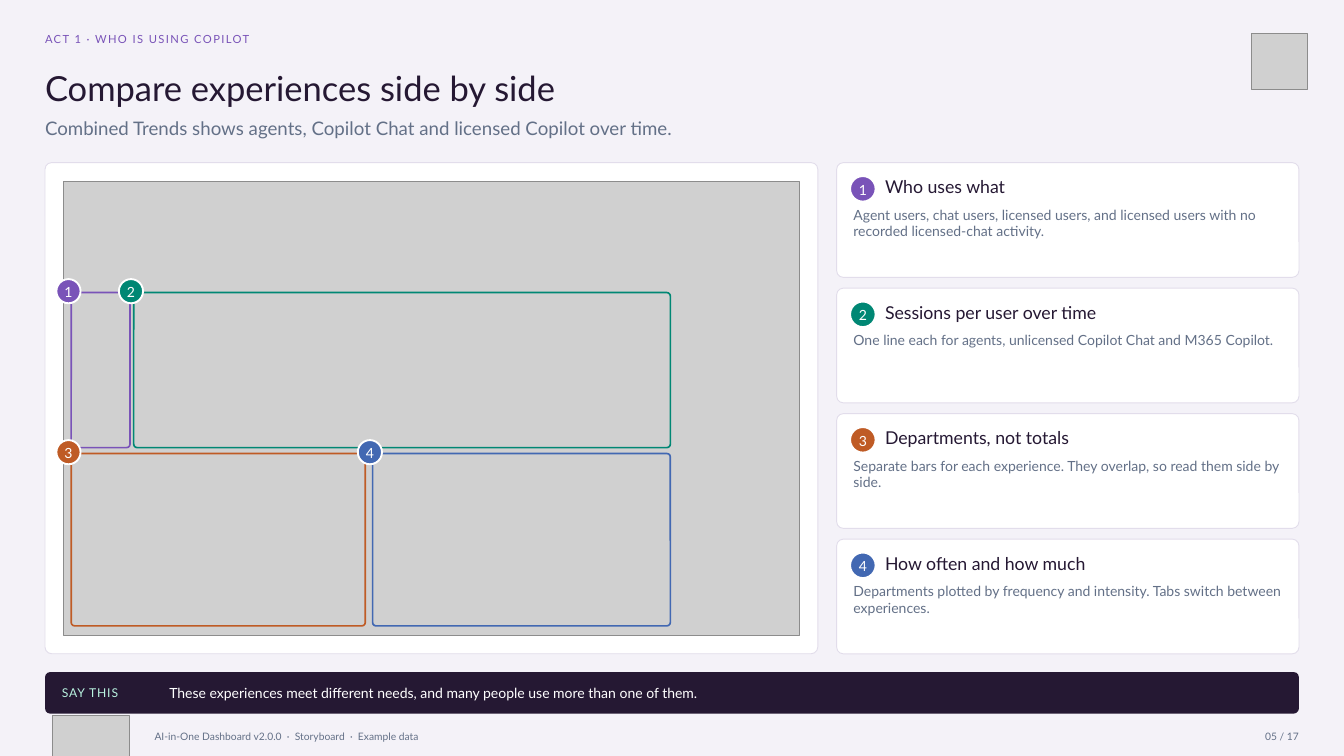
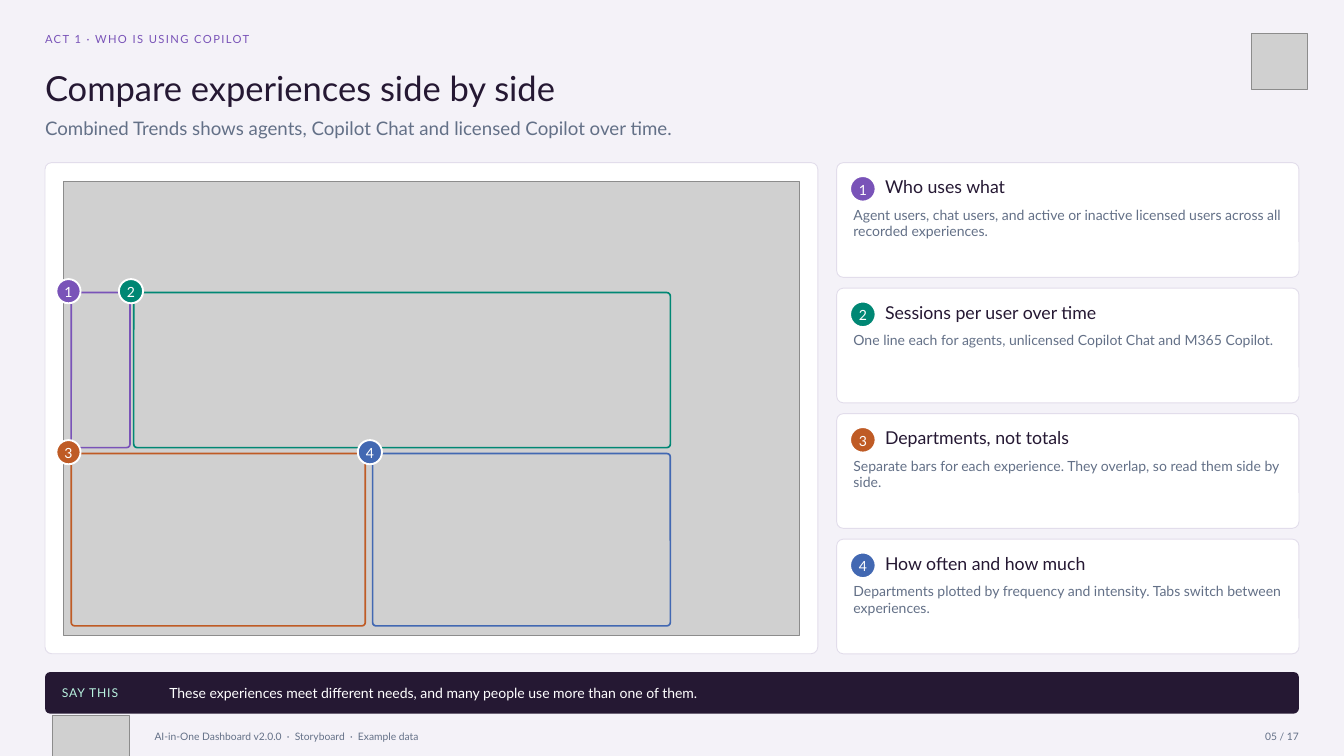
Before and after one commit to microsoft/AI-in-One-Dashboard, a slide deck: slide 5 of AI-in-One-v2.0.0-Storyboard.pptx. Drawn at 1344x756 pixels with LibreOffice and Linux fonts; fonts in the diff are those of the drawing; grey boxes stand for pictures. Boxes give left, top, right and bottom in pixels: in the first picture for what was removed or moved away, otherwise in the second. Text is boxed around its words. In the diff, an @@ line names an element or a change of style, - is before the commit and + after.

```diff
--- a/AI-in-One-v2.0.0-Storyboard.pptx
+++ b/AI-in-One-v2.0.0-Storyboard.pptx
@@ text at <box>853,209,1281,239</box>: text changed @@
-Agent users, chat users, licensed users, and licensed users with no recorded licensed-chat activity.
+Agent users, chat users, and active or inactive licensed users across all recorded experiences.
```
Also in this commit, not shown: 5 other slides changed, 28 other files.
